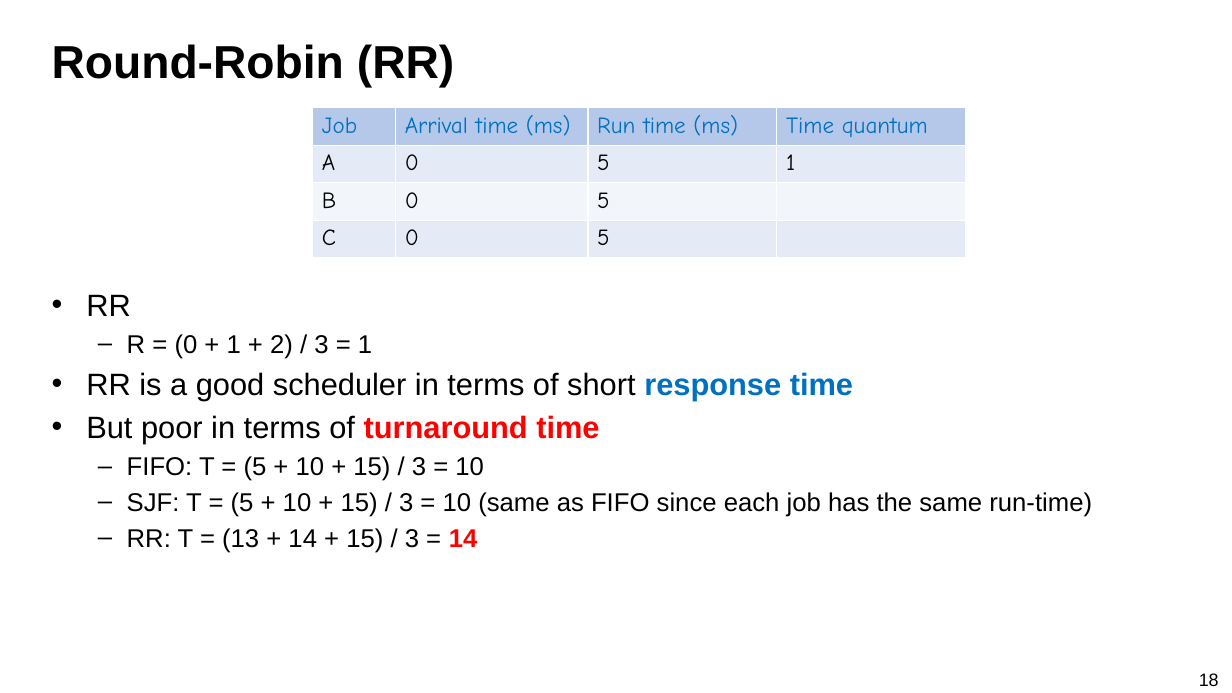
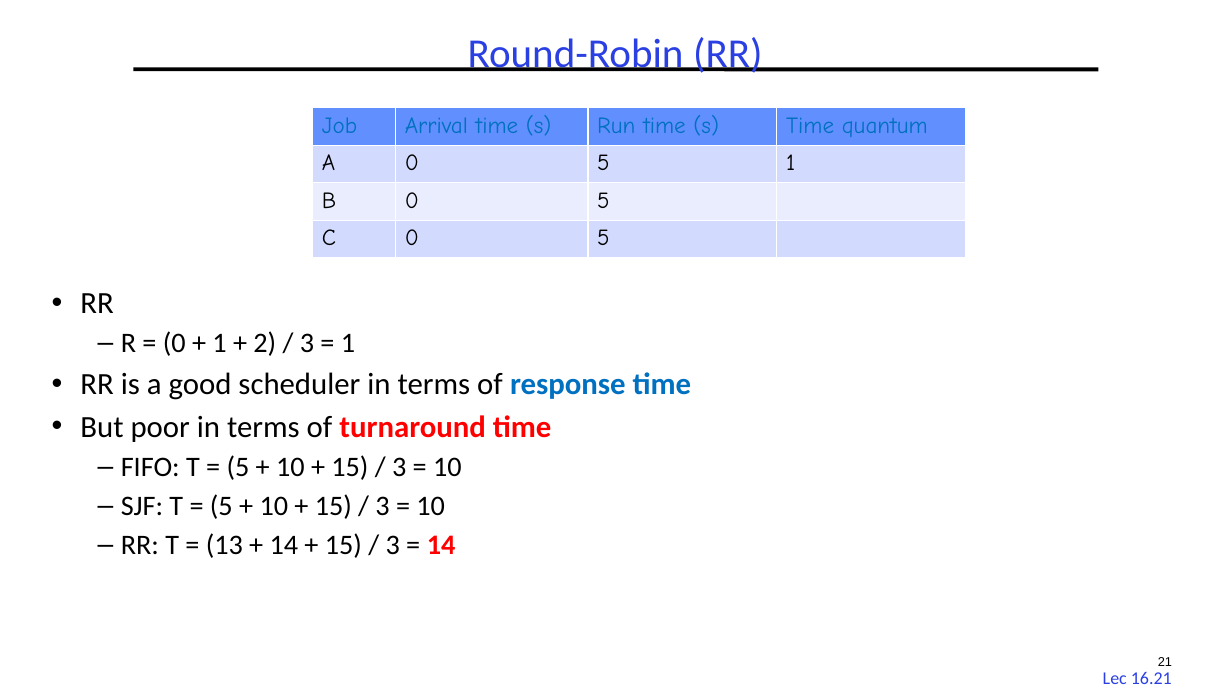
Before and after one commit to guhofstra/CSC256Fa25, a slide deck: slide 21 of PPTs/L3 Scheduling.pptx (slide 18 before the commit). Drawn at 1232x693 pixels with LibreOffice and Linux fonts; fonts in the diff are those of the drawing. Boxes give left, top, right and bottom in pixels: in the first picture for what was removed or moved away, otherwise in the second. Text is boxed around its words. In the diff, an @@ line names an element or a change of style, - is before the commit and + after.

```diff
--- a/PPTs/L3 Scheduling.pptx
+++ b/PPTs/L3 Scheduling.pptx
@@ title "Round-Robin (RR)" at bbox=[468, 37, 762, 73]: size 36 to 32 pt, font Arial to Calibri, text colour #000000 to #2A40E2, bold off; alignment left to centre; line spacing 1 to 0.9 @@
@@ line added from (133, 69) to (1099, 69), #000000 3 pt @@
@@ table at bbox=[312, 108, 967, 258] @@
-row 1, column 2: Arrival time (ms)
+row 1, column 2: Arrival time (s)
-row 1, column 3: Run time (ms)
+row 1, column 3: Run time (s)
@@ fill #B6C8E9 to #618FFD in row 1 @@
@@ fill #E5EBF7 to #D2DBFE in 8 cells @@
@@ fill #F3F5FB to #EAEEFF in row 3 @@
@@ text at bbox=[80, 293, 552, 558]: font Arial to Calibri in "RR", "R = (0 + 1 + 2) ...", "But poor in terms of turnaround time", "FIFO: T = (5 + 10 + ..." and 1 more places; size 20 to 22 pt in "R = (0 + 1 + 2) ...", "FIFO: T = (5 + 10 + ...", "RR: T = (13 + 14 + ..."; indent changed; line spacing 1 to 0.9; more space between paragraphs @@
@@ text at bbox=[80, 372, 692, 400]: text changed; font Arial to Calibri @@
-• RR is a good scheduler in terms of short response time
+• RR is a good scheduler in terms of response time
@@ text at bbox=[121, 494, 445, 519]: text changed; size 20 to 22 pt; font Arial to Calibri @@
-  – SJF: T = (5 + 10 + 15) / 3 = 10 (same as FIFO since each job has the same run-time)
+  – SJF: T = (5 + 10 + 15) / 3 = 10
@@ page number added at bbox=[1158, 657, 1172, 666], 10 pt, text #000000 @@
+21
@@ page number added at bbox=[1103, 672, 1172, 684], 14 pt, text #2A40E2 @@
+Lec 16.21
@@ page number removed at bbox=[1199, 673, 1219, 686] @@
-18
```
Also in this commit, not shown: 41 other slides changed, 3 slides added, 13 other files.
